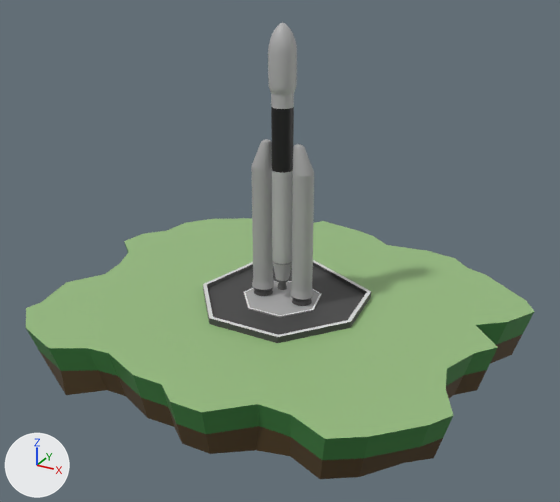
Two versions of the glTF model public/GSLV III.gltf, one commit apart.
Before and after are seen from a 50 mm camera at (5.79, -10.61, 6.27) aimed at (0.07, -0.21, 1.07). The axes (+X, +Y, +Z) are drawn at lower left. The lights are the same throughout. Where no turn or scale is listed for an object, it has been applied to the vertices.
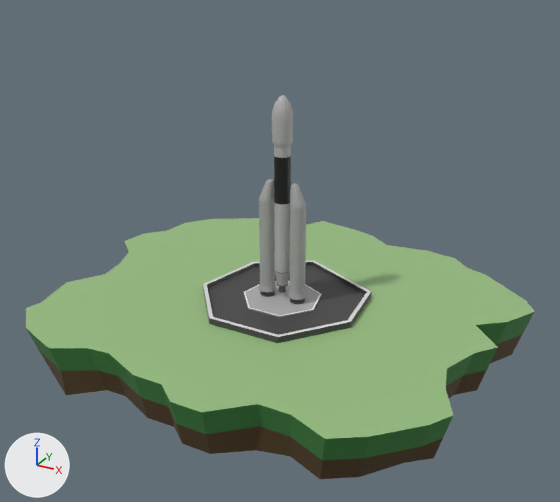
What changed in the scene script:
```text
Change ob_cylinder:
    ob_cylinder.location: (0.0, 0.0, 1.09) -> (0.0, 0.0, 0.84)
    ob_cylinder.scale: (0.186, 0.186, 1.57) -> (0.143, 0.143, 1.21)
Change ob_s2e:
    ob_s2e.location: (0.0, 0.0, 1.09) -> (0.0, 0.0, 0.84)
    ob_s2e.scale: (0.186, 0.186, 1.57) -> (0.143, 0.143, 1.21)
Change ob_s2e_001:
    ob_s2e_001.location: (0.38, 0.0, 1.09) -> (0.29, 0.0, 0.84)
    ob_s2e_001.scale: (0.186, 0.186, 1.57) -> (0.143, 0.143, 1.21)
Change ob_cylinder_004:
    ob_cylinder_004.location: (0.38, 0.0, 1.09) -> (0.29, 0.0, 0.84)
    ob_cylinder_004.scale: (0.186, 0.186, 1.57) -> (0.143, 0.143, 1.21)
Change ob_cylinder_005:
    ob_cylinder_005.location: (0.38, 0.0, 1.09) -> (0.29, 0.0, 0.84)
    ob_cylinder_005.scale: (0.186, 0.186, 1.57) -> (0.143, 0.143, 1.21)
Change ob_s2e_002:
    ob_s2e_002.location: (-0.38, 0.0, 1.09) -> (-0.29, 0.0, 0.84)
    ob_s2e_002.scale: (0.186, 0.186, 1.57) -> (0.143, 0.143, 1.21)
Change ob_cylinder_006:
    ob_cylinder_006.location: (-0.38, 0.0, 1.09) -> (-0.29, 0.0, 0.84)
    ob_cylinder_006.scale: (0.186, 0.186, 1.57) -> (0.143, 0.143, 1.21)
Change ob_cylinder_007:
    ob_cylinder_007.location: (-0.38, 0.0, 1.09) -> (-0.29, 0.0, 0.84)
    ob_cylinder_007.scale: (0.186, 0.186, 1.57) -> (0.143, 0.143, 1.21)
```

Location of each change, (x1, y1, x2, y2) in pixels of the pictures (560 x 502 px):
'Cylinder', moved, rescaled (27% narrower, 26% shorter): before (268, 23, 297, 290); after (272, 95, 293, 293)
'Cylinder.005', moved, rescaled (24% narrower, 26% shorter): before (290, 173, 314, 306); after (288, 206, 306, 304)
'Cylinder.007', moved, rescaled (25% narrower, 25% shorter): before (251, 166, 274, 296); after (259, 200, 276, 297)
's2e', moved, rescaled: before (272, 140, 293, 173); after (274, 180, 291, 204)
's2e.001', moved, rescaled (26% narrower, 21% shorter): before (292, 144, 314, 176); after (290, 183, 306, 208)
's2e.002', moved, rescaled (24% narrower, 23% shorter): before (252, 139, 272, 169); after (259, 179, 274, 202)
'Cylinder.004', moved, rescaled (26% narrower, 23% shorter): before (292, 218, 314, 230); after (290, 239, 306, 248)
'Cylinder.006', moved, rescaled (24% narrower, 23% shorter): before (252, 210, 272, 222); after (259, 232, 274, 241)
